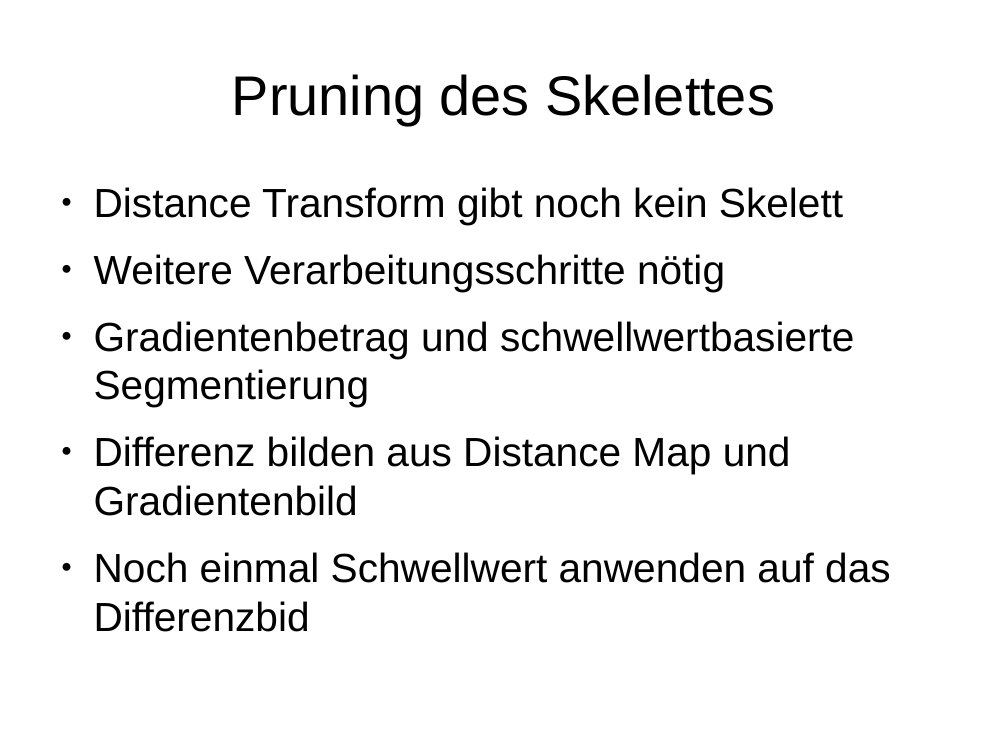
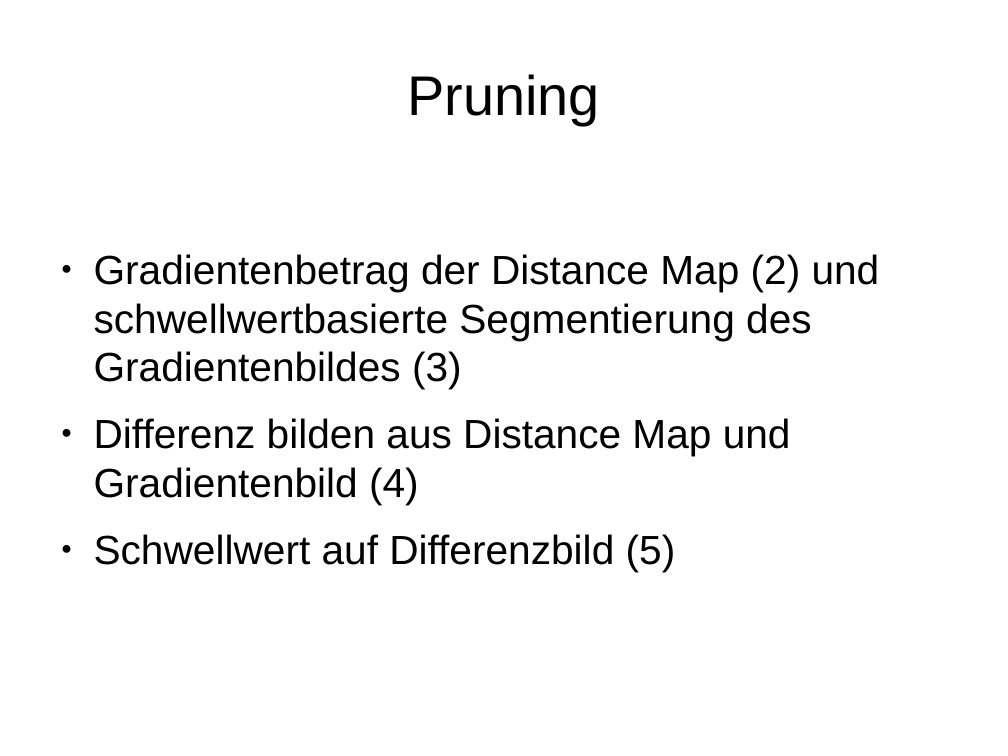
Before and after one commit to sandrellaella/bildverarbeitung, a slide deck: slide 7 of docs/Zwischenstand_1272012.odp (slide 5 before the commit). Drawn at 1008x756 pixels with LibreOffice and Linux fonts; fonts in the diff are those of the drawing. Boxes give left, top, right and bottom in pixels: in the first picture for what was removed or moved away, otherwise in the second. Text is boxed around its words. In the diff, an @@ line names an element or a change of style, - is before the commit and + after.

```diff
--- a/docs/Zwischenstand_1272012.odp
+++ b/docs/Zwischenstand_1272012.odp
@@ title at (408,74,600,125): text changed @@
-Pruning des Skelettes
+Pruning
@@ text at (94,254,880,571): text changed @@
-● Distance Transform gibt noch kein Skelett
-● Weitere Verarbeitungsschritte nötig
-● Gradientenbetrag und schwellwertbasierte Segmentierung
-● Differenz bilden aus Distance Map und Gradientenbild
-● Noch einmal Schwellwert anwenden auf das Differenzbid
+● Gradientenbetrag der Distance Map (2) und schwellwertbasierte Segmentierung des Gradientenbildes (3)
+● Differenz bilden aus Distance Map und Gradientenbild (4)
+● Schwellwert auf Differenzbild (5)
```
Also in this commit, not shown: 3 other slides changed, 8 slides added, 3 slides removed, 41 other files.
